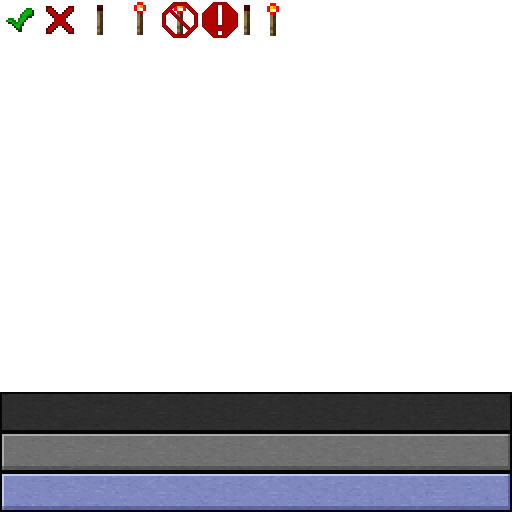
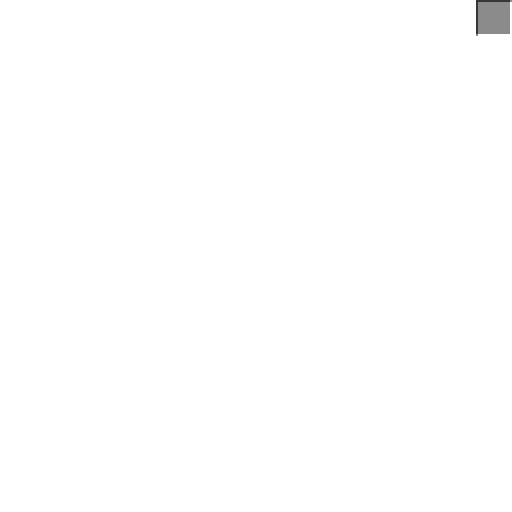
Before/after of a 512x512 layered artwork. What changed in the layer stack:
hid "Textures" over [0, 2, 512, 512]
painted on "Outlines" over [476, 0, 512, 36]
